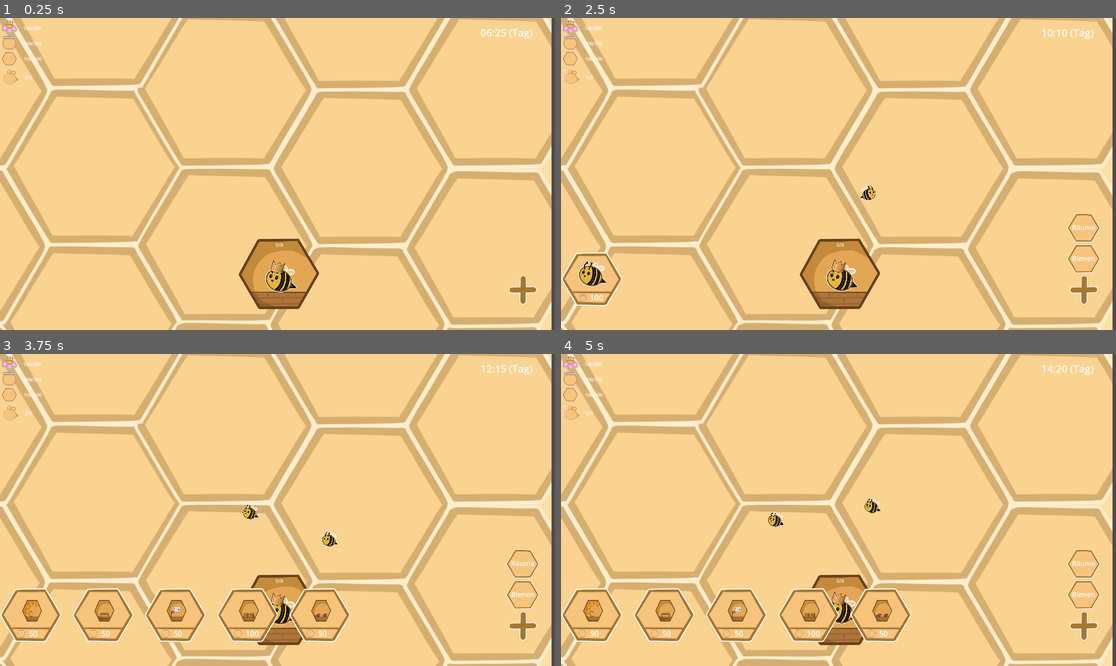
Above: before the commit, frames 1-4 (two rows, left to right).
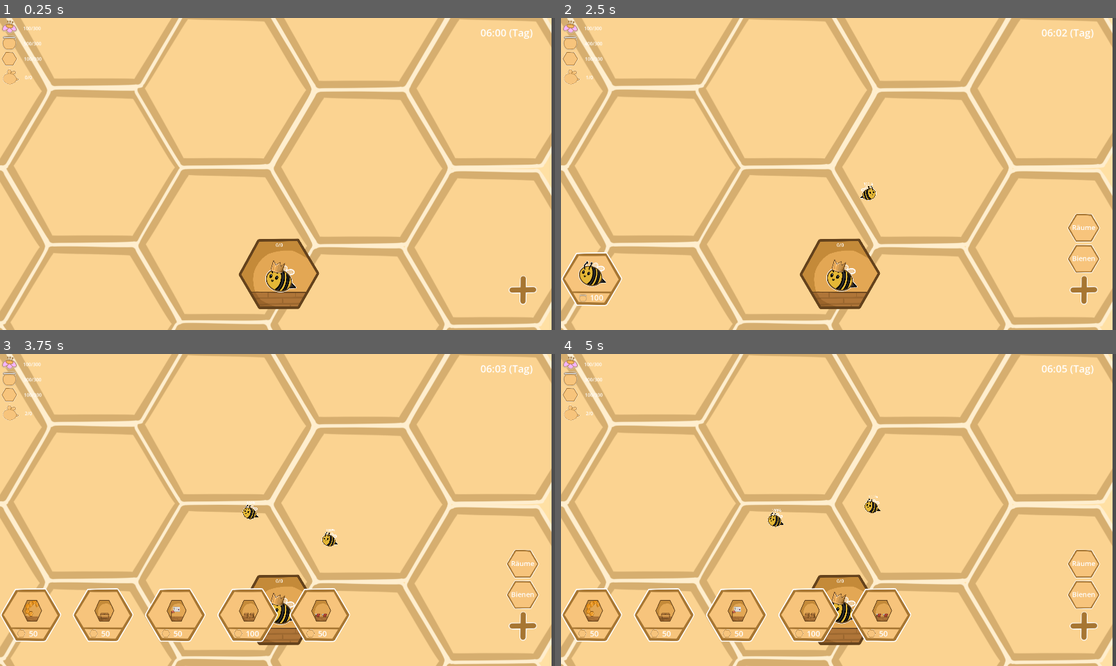
Above: after the commit, the same moments.

Repository: istmnn/BeeColony
Game: Godot game, scene res://scenes/main.tscn
Same seed, same stepped clock (60 frames per second), same inputs: the game is played once before the commit and once after it. This scene is started directly instead of the project's main scene.
Inputs (mouse positions are in pixels of both pictures, inside the frame that each line leads up to):
- Up to frame 1 (0.25 s): no input
- Up to frame 2 (2.5 s): click (1082, 289) at 0.5 s; click "100" at 1.25 s; click "Bienen" at 2 s
- Up to frame 3 (3.75 s): click "100" at 2.75 s; click "Räume" at 3.5 s
- Up to frame 4 (5 s): click "50" at 4.25 s

The runs differ from the first frame. In frame 1, less than 0.1% of the frame differs, in the area x 89-92%, y 3-7%; in frame 2, less than 0.1%; in frame 3, less than 0.1%, in the area x 44-92%, y 3-58%; in frame 4, less than 0.1%.

Commit message:
HAPPY HAPPY HAPPY

Diff:
--- a/Ressources/BeeTypes/NormalBee.tres
+++ b/Ressources/BeeTypes/NormalBee.tres
@@ -9,4 +9,6 @@
 texture = ExtResource("2_a2s1v")
 workspeed = 1.0
 sleepTime = 10
+happinessTimeIdle = 15
+happinessTimeWorking = 10
 metadata/_custom_type_script = "uid://bg5fjqfa51huy"
--- a/scenes/bee.tscn
+++ b/scenes/bee.tscn
@@ -23,4 +23,15 @@
 position = Vector2(-5, 3)
 shape = SubResource("CircleShape2D_3xd07")
 
+[node name="HappinessUI" type="Label" parent="BeeSprite" unique_id=12645848]
+offset_left = -83.07689
+offset_top = -227.07678
+offset_right = 72.963165
+offset_bottom = -127.38452
+theme_override_font_sizes/font_size = 70
+text = "test"
+
+[node name="Happiness" type="Timer" parent="." unique_id=1432593637]
+
 [connection signal="input_event" from="BeeSprite/Area2D" to="." method="_on_area_2d_input_event"]
+[connection signal="timeout" from="Happiness" to="." method="_on_happiness_timeout"]
--- a/scripts/BeeType.gd
+++ b/scripts/BeeType.gd
@@ -4,6 +4,8 @@
 @export var texture : Texture2D;
 @export var workspeed : float
 @export var sleepTime: int
+@export var happinessTimeIdle: int
+@export var happinessTimeWorking: int
 
 # Called when the node enters the scene tree for the first time.
 func _ready():
--- a/scripts/bee.gd
+++ b/scripts/bee.gd
@@ -16,23 +16,28 @@
 var _drag_offset: Vector2 = Vector2.ZERO
 var assigned_room: Room = null
 var statmoveSpeed: int
+var statworkspeed: float
 var workspeed: float
 @onready var beeSprite = $BeeSprite
 @export var sleepTime: int
 var sleeping: bool = false
 var _wake_hour: int = -1
-
 var target_room: Room = null
 var _target_position: Vector2 = Vector2.ZERO
 var _is_moving_to_room: bool = false
 const ROOM_ARRIVAL_THRESHOLD: float = 12.0
-
+var happiness = 100
+@onready var happinessTimer = $Happiness
+var happinessTimeIdle: int
+var happinessTimeWorking: int
 
 func _ready():
+	$BeeSprite/HappinessUI.text = str(happiness) + "%"
 	idle = true
 	if sprite != null and sprite_image != null:
 		sprite.texture = sprite_image
-
+	happinessTimer.wait_time = 5.0
+	happinessTimer.start()
 
 func _process(delta):
 	if is_dragging:
@@ -56,7 +61,11 @@
 	move_speed = newType.move_speed
 	statmoveSpeed = newType.move_speed
 	workspeed = newType.workspeed
+	statworkspeed = newType.workspeed
 	sleepTime = newType.sleepTime
+	happinessTimeIdle = newType.happinessTimeIdle
+	happinessTimeWorking = newType.happinessTimeWorking
+	happinessTimer.wait_time = newType.happinessTimeIdle
 	if $BeeSprite != null:
 		$BeeSprite.texture = newType.texture
 
@@ -83,7 +92,9 @@
 
 
 func assignRoom(room: Room):
+	if(happiness <= 0): return
 	assigned_room = room
+	happinessTimer.wait_time = happinessTimeWorking
 	idle = false
 	move_speed = 0
 	if sprite != null:
@@ -94,6 +105,7 @@
 func removeRoom():
 	if assigned_room != null:
 		assigned_room.removeBee(self)
+	happinessTimer.wait_time = happinessTimeIdle
 	assigned_room = null
 	move_speed = statmoveSpeed
 	if not _is_moving_to_room and not sleeping and not is_dragging:
@@ -185,3 +197,16 @@
 		return
 
 	global_position += to_goal.normalized() * step
+
+
+func _on_happiness_timeout():
+	if(sleeping): happiness += 2
+	else: happiness -= 1
+	if(happiness<= 0):
+		removeRoom()
+	elif(happiness<= 25):
+		workspeed = statworkspeed * 0.25
+	elif(happiness<= 50):
+		workspeed = statworkspeed * 0.5
+	else: workspeed = statworkspeed
+	$BeeSprite/HappinessUI.text = str(happiness) + "%"
--- a/scripts/global.gd
+++ b/scripts/global.gd
@@ -2,7 +2,7 @@
 var maxStorage : int = 300
 var bedAmount : int = 0
 var beeAmount: int = 0
-var day_time_scale: float = 6000.0
+var day_time_scale: float = 60.0
 var night_speed_multiplier: float = 2.0
 var day_start_hour: int = 6   # 06:00 Uhr
 var night_start_hour: int = 18 # 18:00 Uhr
